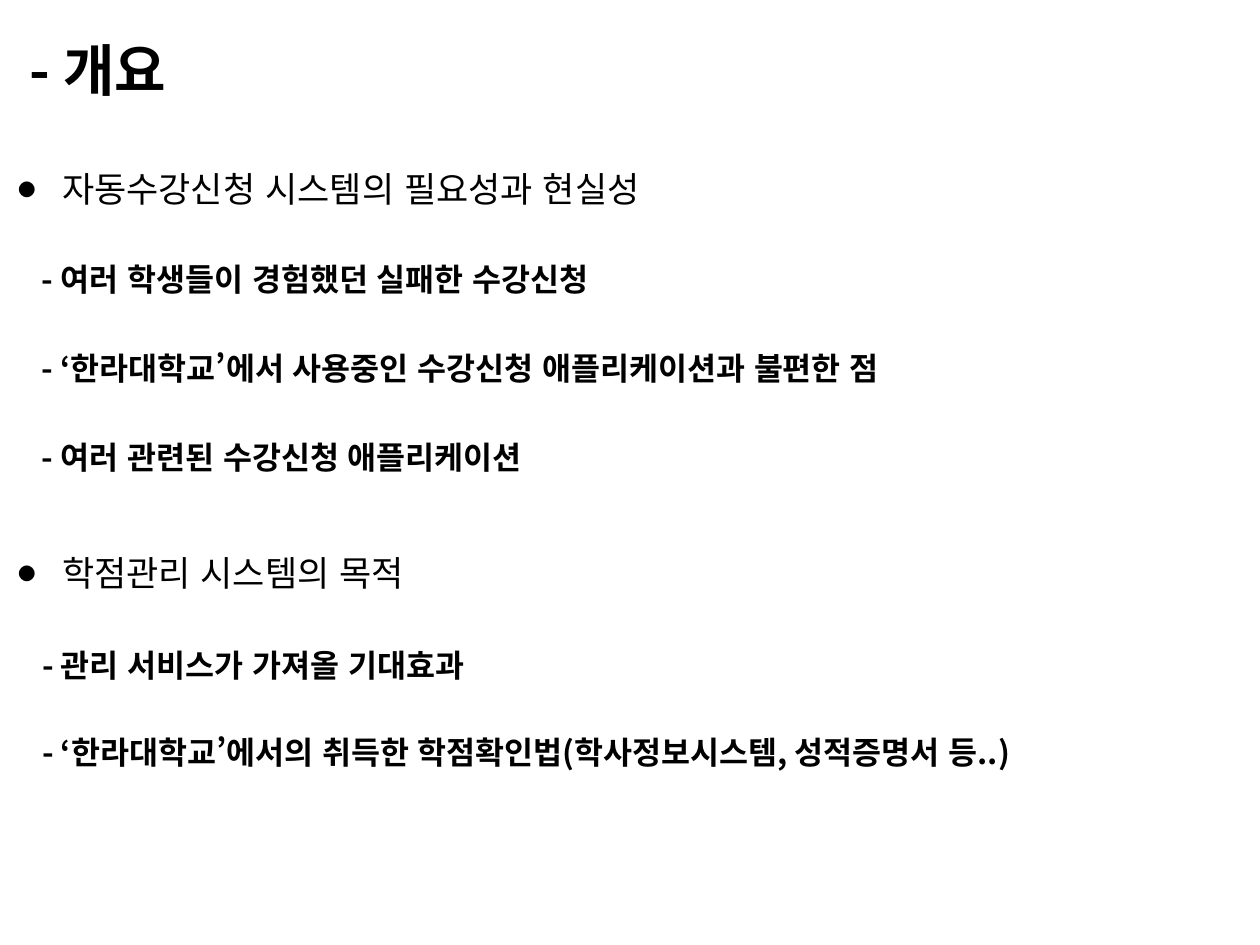
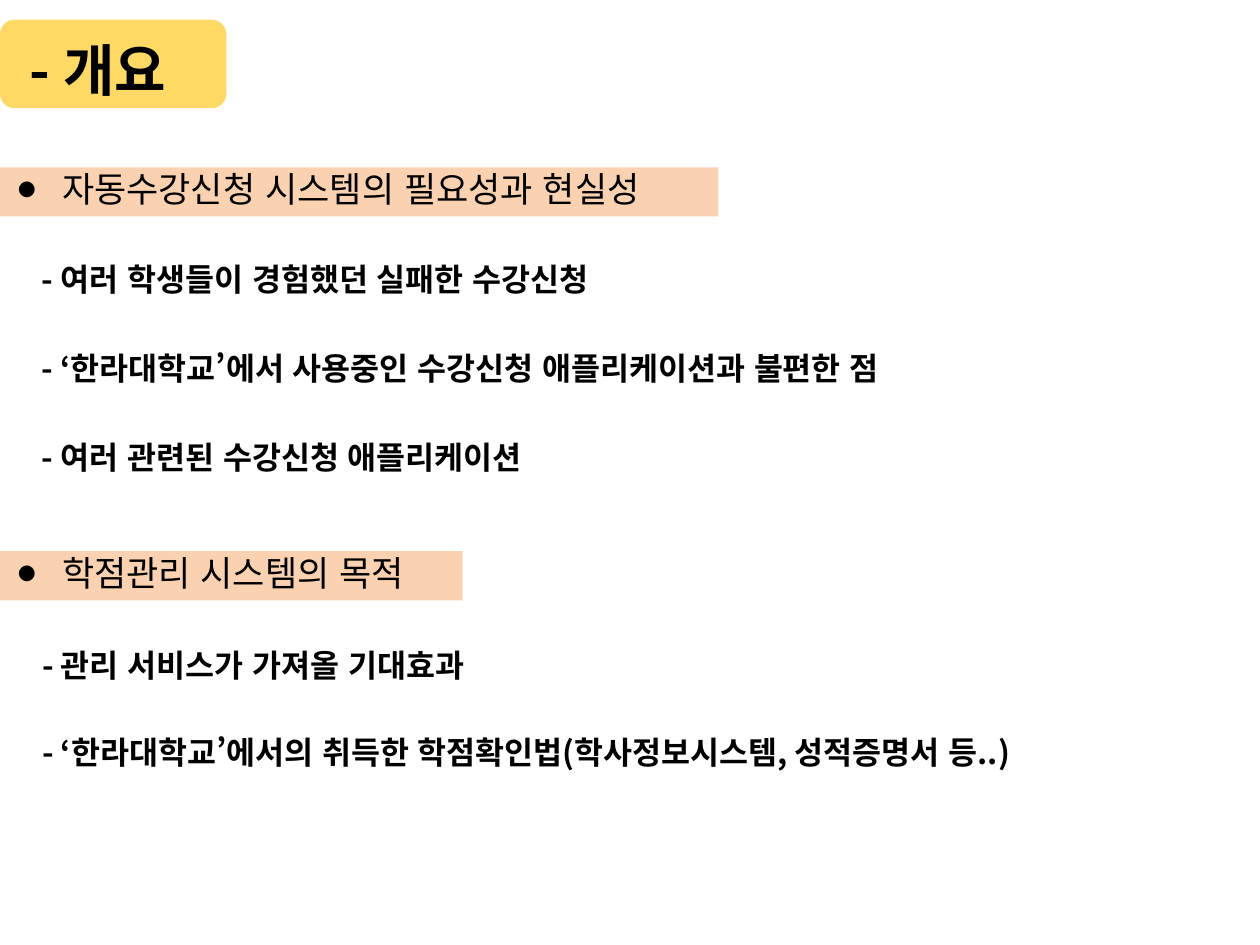
Before and after one commit to ShinHyungjin/Java_Swing_Project, a slide deck: slide 2 of PPT Source/PowerPoinT/Team4 PPT1.pptx. Drawn at 1260x945 pixels with LibreOffice and Linux fonts; fonts in the diff are those of the drawing. Boxes give left, top, right and bottom in pixels: in the first picture for what was removed or moved away, otherwise in the second. Text is boxed around its words. In the diff, an @@ line names an element or a change of style, - is before the commit and + after.

```diff
--- a/PPT Source/PowerPoinT/Team4 PPT1.pptx
+++ b/PPT Source/PowerPoinT/Team4 PPT1.pptx
@@ rounded rectangle added at (0,20,227,108), fill #FFC000 at 60% opacity @@
@@ rectangle added at (0,168,718,217), fill #FAC090 at 70% opacity @@
@@ rectangle added at (0,552,462,601), fill #FAC090 at 70% opacity @@
```
Also in this commit, not shown: 12 other slides changed, 5 slides added, 1 other file.
